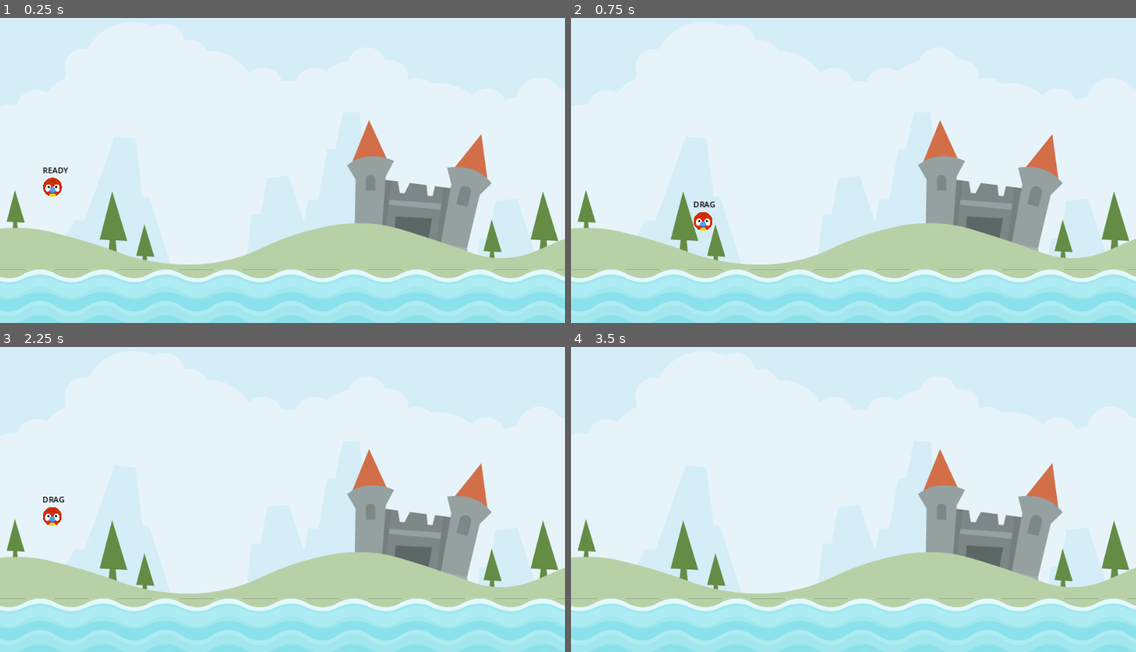
Above: before the commit, frames 1-4 (two rows, left to right).
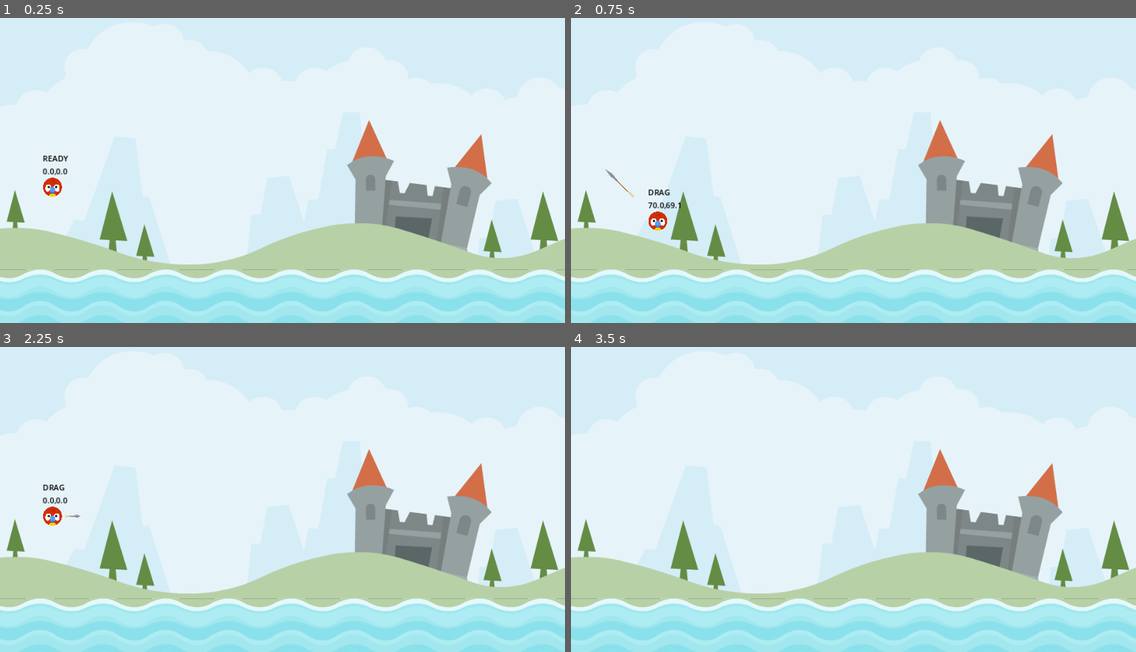
Above: after the commit, the same moments.

Repository: theaob/angry-animals
Game: Godot game, scene res://scenes/level/level.tscn
The game is run twice, just before and just after one commit, with the same random seed, the same clock (stepped at 60 frames per second) and the same inputs.
Inputs (mouse positions are in pixels of both pictures, inside the frame that each line leads up to):
- Up to frame 1 (0.25 s): no input
- Up to frame 2 (0.75 s): tap Enter at 0.5 s; drag from (621, 185) to (864, 289) at 0.52 s
- Up to frame 3 (2.25 s): drag from (169, 508) to (293, 618) at 1.27 s; tap Space at 2 s; move the mouse to (50, 514) at 2.02 s; press the mouse at (50, 514) at 2.03 s
- Up to frame 4 (3.5 s): release the mouse at (621, 514) at 2.75 s; tap Enter at 2.75 s; drag from (825, 557) to (684, 444) at 2.77 s

The runs differ from the first frame. In frame 1, 0.2% of the frame differs, in the area x 7-13%, y 45-52%; in frame 2, 0.6%, in the area x 6-26%, y 49-70%; in frame 3, 0.2%; in frame 4, nothing differs.

Commit message:
add impulse logic add direction arrow add bounding box to drag direction

Diff:
--- a/scenes/animal/animal.gd
+++ b/scenes/animal/animal.gd
@@ -1,28 +1,55 @@
 extends RigidBody2D
-
-@onready var label = $Label
 
 enum ANIMAL_STATE { READY, DRAG, RELEASE }
 
+const DRAG_LENGTH: int = 70
+const DRAG_LIMIT_MAX: Vector2 = Vector2(DRAG_LENGTH, DRAG_LENGTH)
+const DRAG_LIMIT_MIN: Vector2 = Vector2(-DRAG_LENGTH, -DRAG_LENGTH)
+
+const IMPULSE_MULTIPLIER: float = 20.0
+const IMPULSE_MAX: float = 1200.0
+
+@onready var label = $Label
+@onready var stretch_sound = $StretchSound
+@onready var launch_sound = $LaunchSound
+@onready var arrow = $Arrow
+
 var _state: ANIMAL_STATE = ANIMAL_STATE.READY
 
+var _start: Vector2 = Vector2.ZERO
+var _drag_start: Vector2 = Vector2.ZERO
+var _dragged_vector: Vector2 = Vector2.ZERO
+var _last_dragged_vector: Vector2 = Vector2.ZERO
+
+var _arrow_scale_x: float = 0.0
+
 func _ready():
-	pass
+	_start = position
+	arrow.hide()
+	_arrow_scale_x = arrow.scale.x
 
 func _physics_process(delta):
-	label.text = "%s" % ANIMAL_STATE.keys()[_state]
+	label.text = "%s\n" % ANIMAL_STATE.keys()[_state]
+	label.text += "%.1f,%.1f" % [_dragged_vector.x, _dragged_vector.y]
 
 	detect_release()
 
 	update(delta)
+
+func get_impulse() -> Vector2:
+	return _dragged_vector * -1 * IMPULSE_MULTIPLIER
 
 func set_new_state(new_state: ANIMAL_STATE):
 	_state = new_state
 
 	if _state == ANIMAL_STATE.RELEASE:
 		freeze = false
+		arrow.hide()
+		apply_central_impulse(get_impulse())
+		launch_sound.play()
 	elif _state == ANIMAL_STATE.DRAG:
-		pass
+		arrow.show()
+		_drag_start = get_global_mouse_position()
 
 func detect_release():
 	if _state == ANIMAL_STATE.DRAG:
@@ -31,21 +58,57 @@
 			return true
 	return false
 
+func scale_arrow() -> void:
+	var impulse_length = get_impulse().length()
+	var impulse_percentage = impulse_length / IMPULSE_MAX
+
+	arrow.scale.x = (_arrow_scale_x * impulse_percentage) + _arrow_scale_x
+	arrow.rotation = (_start - position).angle()
+
+func play_stretch_sound() -> void:
+	var movement = _last_dragged_vector - _dragged_vector
+	if movement.length() > 0:
+		if stretch_sound.playing == false:
+			stretch_sound.play()
+
+func get_dragged_vector(mouse_position: Vector2) -> Vector2:
+	return mouse_position - _drag_start
+
+func drag_in_limits() -> void:
+
+	_last_dragged_vector = _dragged_vector
+
+	_dragged_vector.x = clampf(
+		_dragged_vector.x,
+		DRAG_LIMIT_MIN.x,
+		DRAG_LIMIT_MAX.x
+	)
+	_dragged_vector.y = clampf(
+		_dragged_vector.y,
+		DRAG_LIMIT_MIN.y,
+		DRAG_LIMIT_MAX.y
+	)
+
+	position = _start + _dragged_vector
+
 func update_drag():
 
 	if detect_release() == true:
 		return
 
 	var mouse_position = get_global_mouse_position()
-	position = mouse_position
+	_dragged_vector = get_dragged_vector(mouse_position)
+	play_stretch_sound()
+	drag_in_limits()
 
-func update(delta: float):
+	scale_arrow()
+
+func update(_delta: float):
 	match _state:
 		ANIMAL_STATE.DRAG:
 			update_drag()
 		ANIMAL_STATE.RELEASE:
 			pass
-
 
 func _on_visible_on_screen_notifier_2d_screen_exited():
 	die()
@@ -54,6 +117,6 @@
 	SignalManager.animal_died.emit()
 	queue_free()
 
-func _on_input_event(viewport, event, shape_idx):
+func _on_input_event(_viewport, event, _shape_idx):
 	if _state == ANIMAL_STATE.READY and event.is_action_pressed("drag"):
 		set_new_state(ANIMAL_STATE.DRAG)
--- a/scenes/animal/animal.tscn
+++ b/scenes/animal/animal.tscn
@@ -1,7 +1,10 @@
-[gd_scene load_steps=4 format=3 uid="uid://bbrwir7v00k13"]
+[gd_scene load_steps=7 format=3 uid="uid://bbrwir7v00k13"]
 
 [ext_resource type="Script" path="res://scenes/animal/animal.gd" id="1_770yo"]
 [ext_resource type="Texture2D" uid="uid://dtuox5pm2uxt0" path="res://assets/player/parrot.png" id="2_j23dk"]
+[ext_resource type="Texture2D" uid="uid://c1q3neogjs6v3" path="res://assets/items/arrow.png" id="3_mqoon"]
+[ext_resource type="AudioStream" uid="uid://cwpdeksam5wmc" path="res://assets/audio/stretch2.ogg" id="4_tj7tt"]
+[ext_resource type="AudioStream" uid="uid://cgpfbajkmb76q" path="res://assets/audio/catapult.ogg" id="5_woe6b"]
 
 [sub_resource type="CircleShape2D" id="CircleShape2D_tgu0u"]
 radius = 126.667
@@ -25,10 +28,22 @@
 
 [node name="Label" type="Label" parent="."]
 offset_left = -20.0
-offset_top = -46.0
+offset_top = -70.0
 offset_right = 20.0
-offset_bottom = -23.0
+offset_bottom = -47.0
 theme_override_colors/font_color = Color(0, 0, 0, 1)
+
+[node name="Arrow" type="Sprite2D" parent="."]
+scale = Vector2(0.25, 0.25)
+texture = ExtResource("3_mqoon")
+offset = Vector2(160, 0)
+
+[node name="StretchSound" type="AudioStreamPlayer2D" parent="."]
+stream = ExtResource("4_tj7tt")
+
+[node name="LaunchSound" type="AudioStreamPlayer2D" parent="."]
+scale = Vector2(0.25, 0.25)
+stream = ExtResource("5_woe6b")
 
 [connection signal="input_event" from="." to="." method="_on_input_event"]
 [connection signal="screen_exited" from="VisibleOnScreenNotifier2D" to="." method="_on_visible_on_screen_notifier_2d_screen_exited"]
